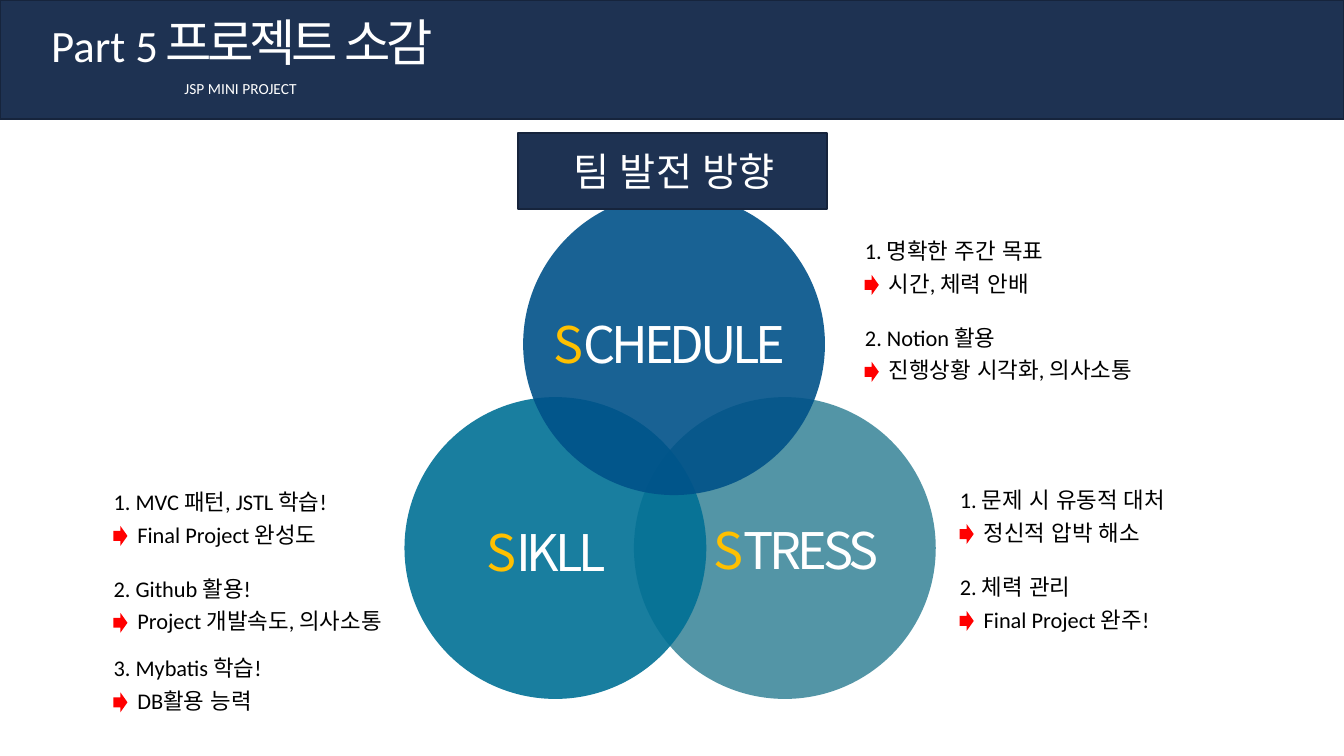
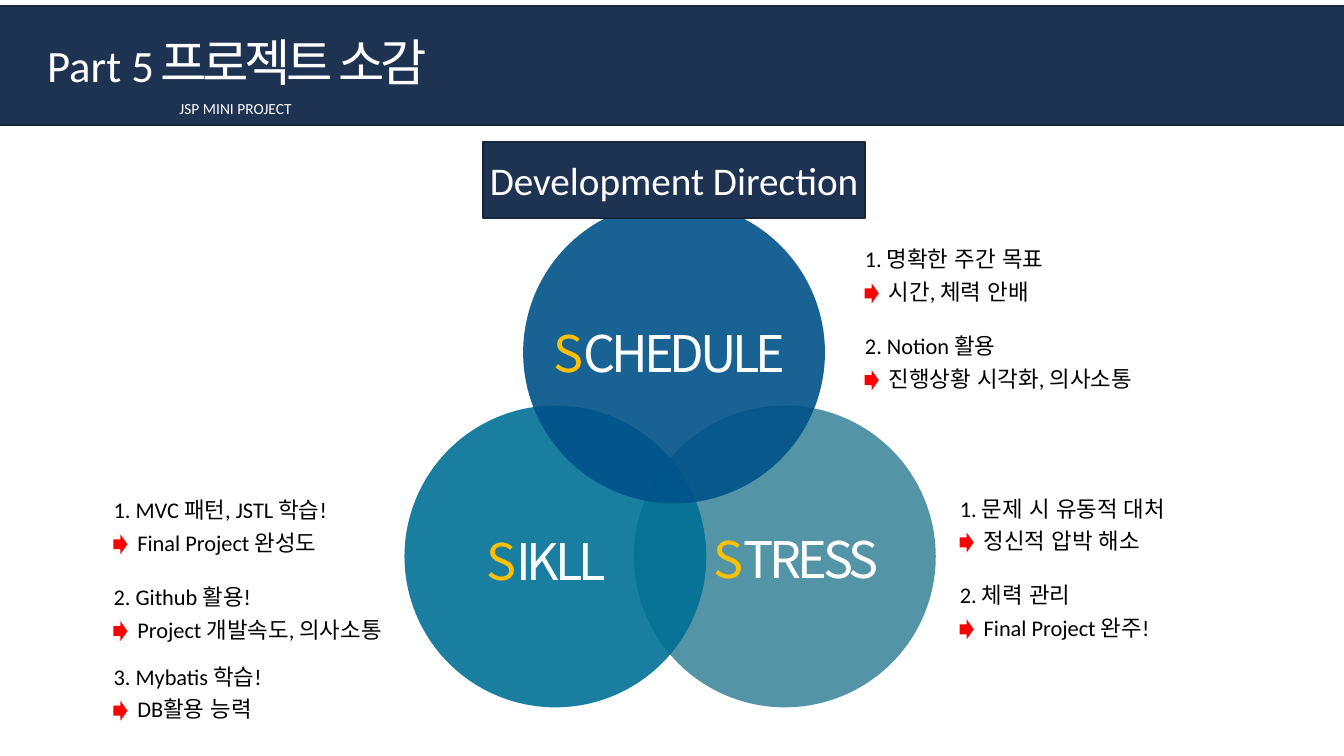
Before and after one commit to seonguk-choi/MiniProject, a slide deck: slide 24 of MiniProject/MiniPPT.pptx. Drawn at 1344x756 pixels with LibreOffice and Linux fonts; fonts in the diff are those of the drawing. Boxes give left, top, right and bottom in pixels: in the first picture for what was removed or moved away, otherwise in the second. Text is boxed around its words. In the diff, an @@ line names an element or a change of style, - is before the commit and + after.

```diff
--- a/MiniProject/MiniPPT.pptx
+++ b/MiniProject/MiniPPT.pptx
@@ rectangle: place and size @@
-rectangle at (0, 0, 1344, 119)
+rectangle at (0, 6, 1344, 125)
@@ text "Part 5": place and size @@
-text "Part 5" at (51, 33, 158, 63)
+text "Part 5" at (47, 53, 154, 83)
@@ text added at (160, 39, 428, 85), 36 pt, text #FFFFFF @@
+프로젝트 소감
@@ text "JSP MINI PROJECT": place and size @@
-text "JSP MINI PROJECT" at (184, 84, 296, 94)
+text "JSP MINI PROJECT" at (179, 104, 291, 114)
@@ rectangle: place and size @@
-rectangle at (518, 133, 828, 209)
+rectangle at (483, 142, 865, 218)
@@ text added at (490, 167, 858, 202), 28 pt, text #FFFFFF @@
+Development Direction
@@ text removed at (573, 153, 775, 189) @@
-팀 발전 방향
@@ 17 texts, 7 right arrows, 3 ellipses: place and size @@
-17 texts, 7 right arrows, 3 ellipses at (113, 194, 1165, 713)
+17 texts, 7 right arrows, 3 ellipses at (113, 202, 1165, 721)
```
Also in this commit, not shown: 16 other slides changed, 1 other file.
